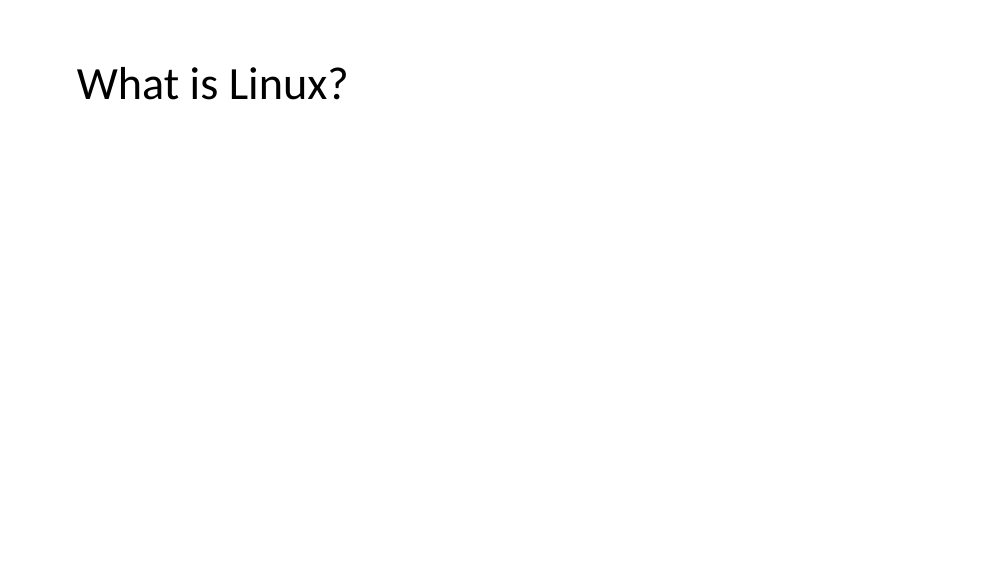
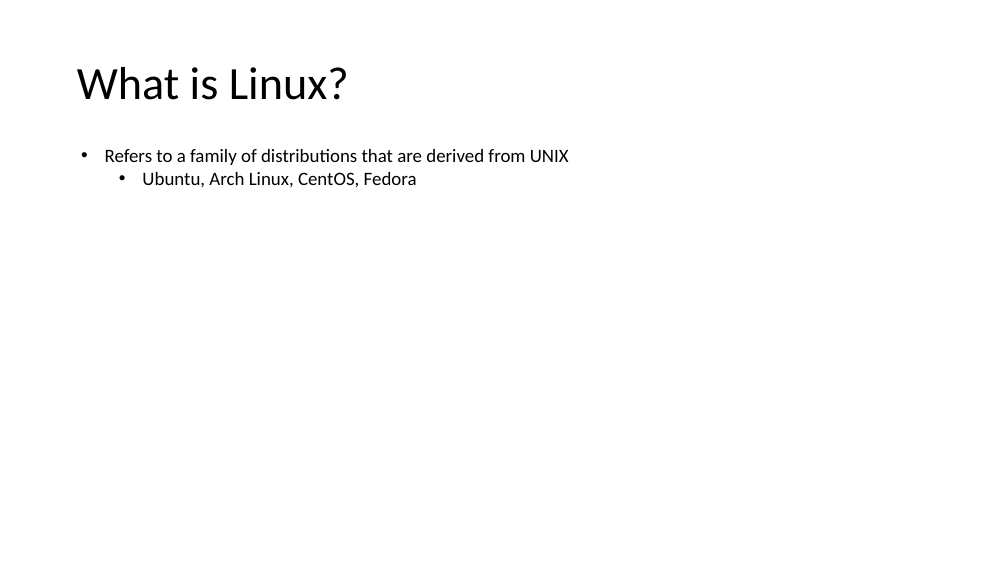
Before and after one commit to tpaape/RNAseq_Miniworkshop, a slide deck: slide 2 of Presentations/Operating in a Linux Environment.pptx. Drawn at 1008x567 pixels with LibreOffice and Linux fonts; fonts in the diff are those of the drawing. Boxes give left, top, right and bottom in pixels: in the first picture for what was removed or moved away, otherwise in the second. Text is boxed around its words. In the diff, an @@ line names an element or a change of style, - is before the commit and + after.

Commit message:
updated presentations

```diff
--- a/Presentations/Operating in a Linux Environment.pptx
+++ b/Presentations/Operating in a Linux Environment.pptx
@@ text added at <box>105,149,569,188</box>, 18 pt, text #000000 @@
+• Refers to a family of distributions that are derived from UNIX
+  • Ubuntu, Arch Linux, CentOS, Fedora
```
Also in this commit, not shown: 6 other slides changed, 4 slides added, 7 slides removed, 6 other files.
